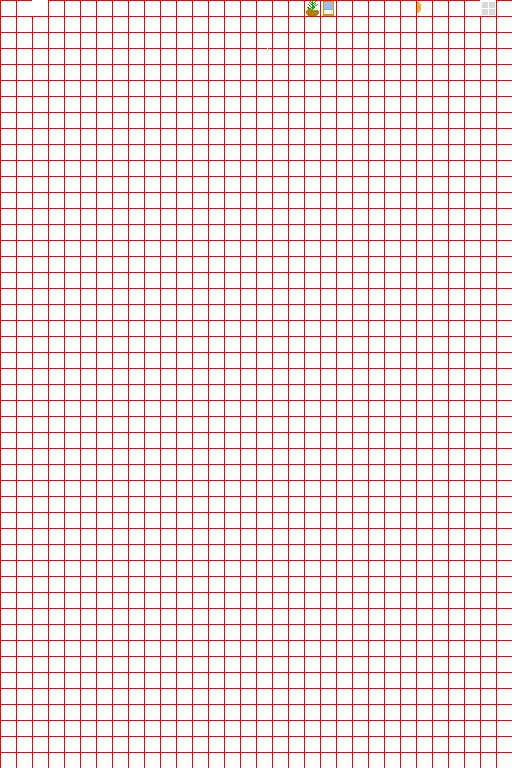
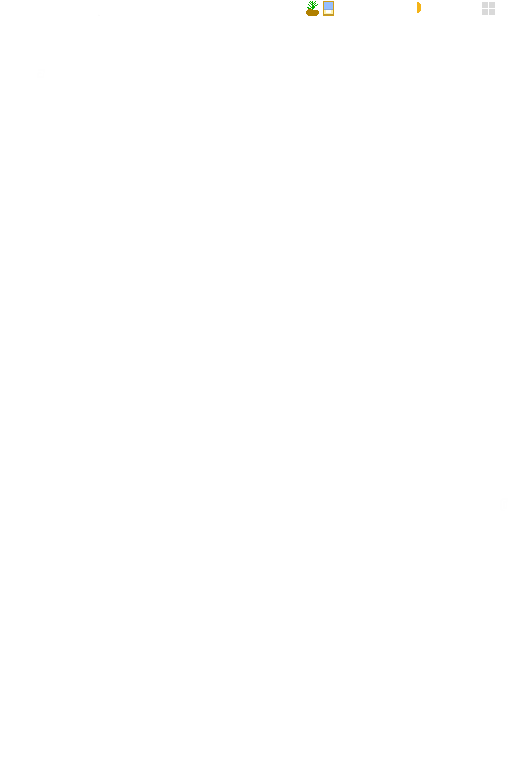
Comparing the layer stacks of the two 512 x 768 images. Changes:
hid "Layer" over [0,0,512,768]
